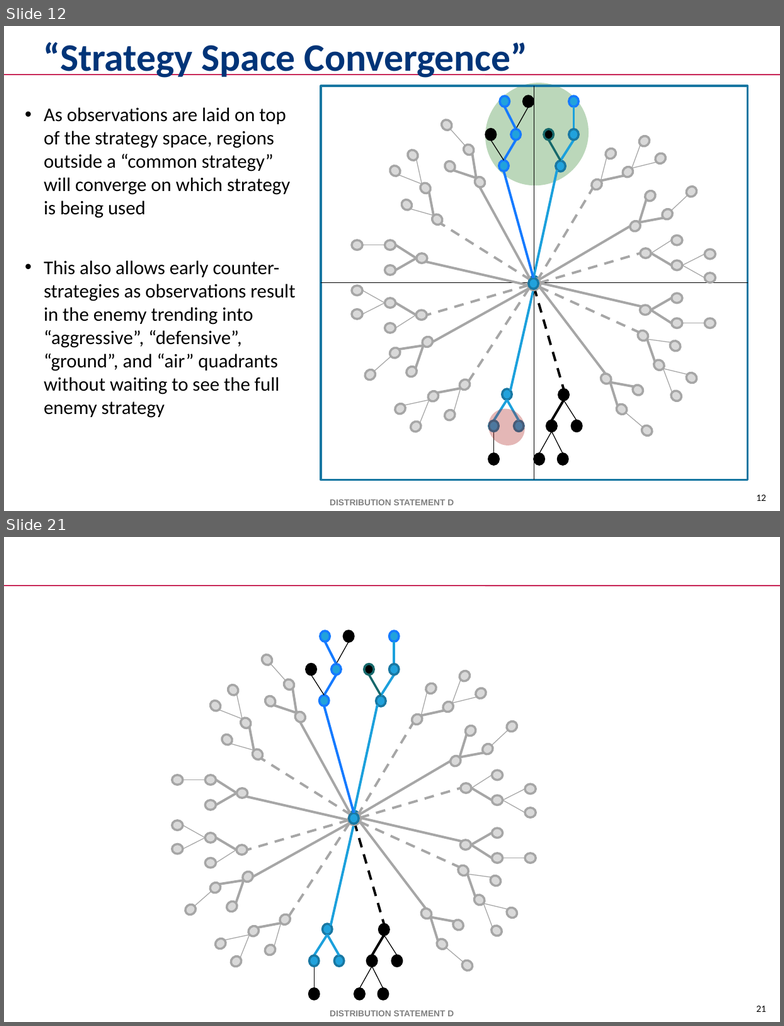
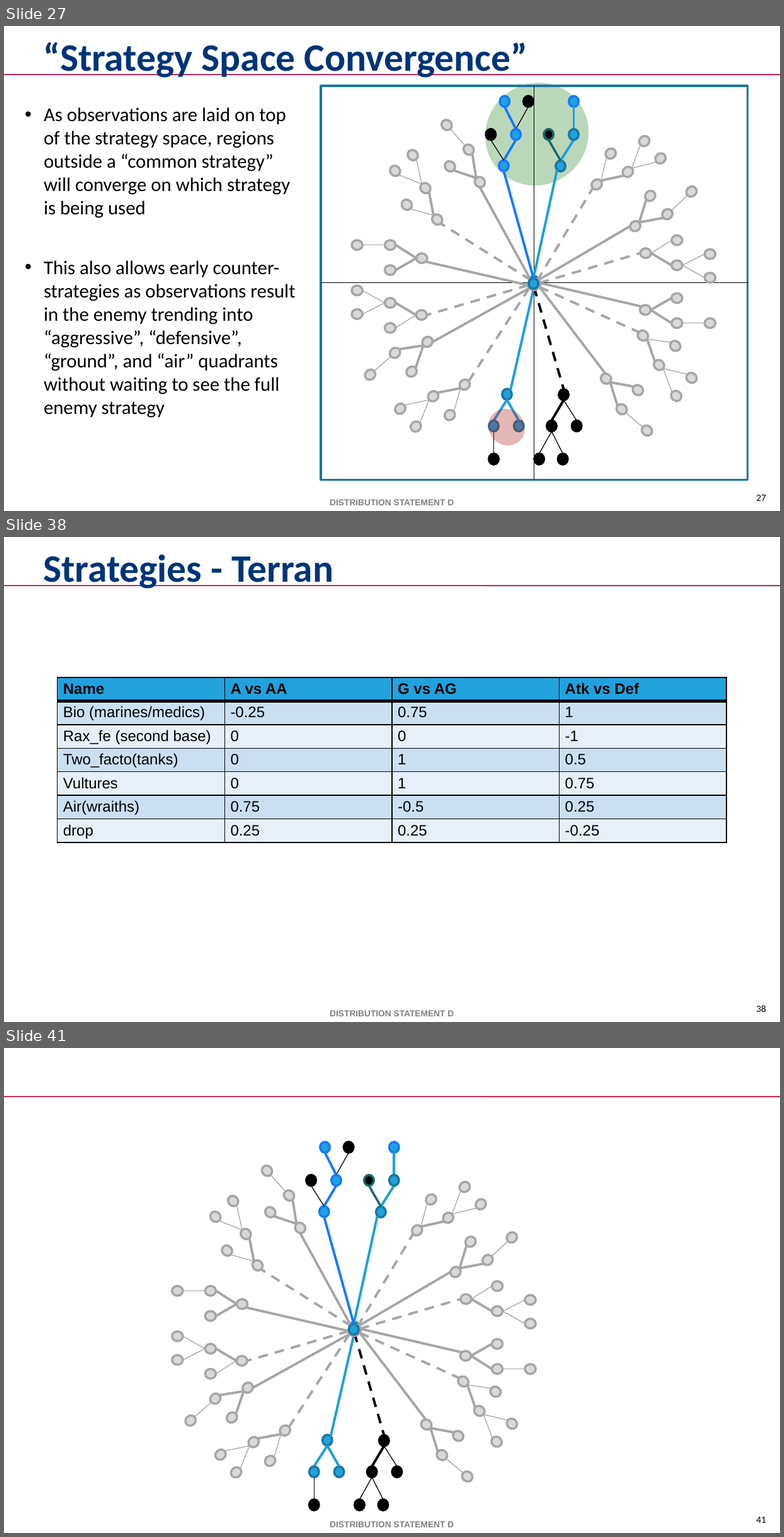
Before and after one commit to mikewkozak/IRE, a slide deck: Documentation/mkozak - Intent Recognition Engine.pptx. Shown one above the other, each under a label of ours: slides 12 and 21 before the commit, slides 27, 38 and 41 after it; the slides between them are not shown. The pictures are 784x1026 and 784x1537 pixels, drawn with LibreOffice and Linux fonts; fonts in the diff are those of the drawing; background and template pictures are left out. Boxes give left, top, right and bottom in pixels: in the first picture for what was removed or moved away, otherwise in the second. Text is boxed around its words. In the diff, an @@ line names an element or a change of style, - is before the commit and + after.

```diff
--- a/Documentation/mkozak - Intent Recognition Engine.pptx
+++ b/Documentation/mkozak - Intent Recognition Engine.pptx
@@ slide 38 added at bbox=[4, 537, 780, 1022], background #FFFFFF; not listed: 3 template elements that a slide beside it also shows @@
@@ title added at bbox=[43, 554, 333, 589], 36 pt, text #003478, bold @@
+Strategies - Terran
@@ table added at bbox=[58, 677, 728, 845], 7 rows, 4 columns @@
+Name | A vs AA | G vs AG | Atk vs Def
+Bio (marines/medics) | -0.25 | 0.75 | 1
+Rax_fe (second base) | 0 | 0 | -1
+Two_facto(tanks) | 0 | 1 | 0.5
+Vultures | 0 | 1 | 0.75
+Air(wraiths) | 0.75 | -0.5 | 0.25
+drop | 0.25 | 0.25 | -0.25
@@ what was slide 12 is now slide 27 @@
@@ page number at bbox=[756, 495, 766, 501]: text changed @@
-12
+27
@@ what was slide 21 is now slide 41 @@
@@ page number at bbox=[756, 1517, 766, 1523]: text changed @@
-21
+41
```
Also in this commit, not shown: 10 slides changed, 20 other slides added, 1 slide removed, 5 other files.
